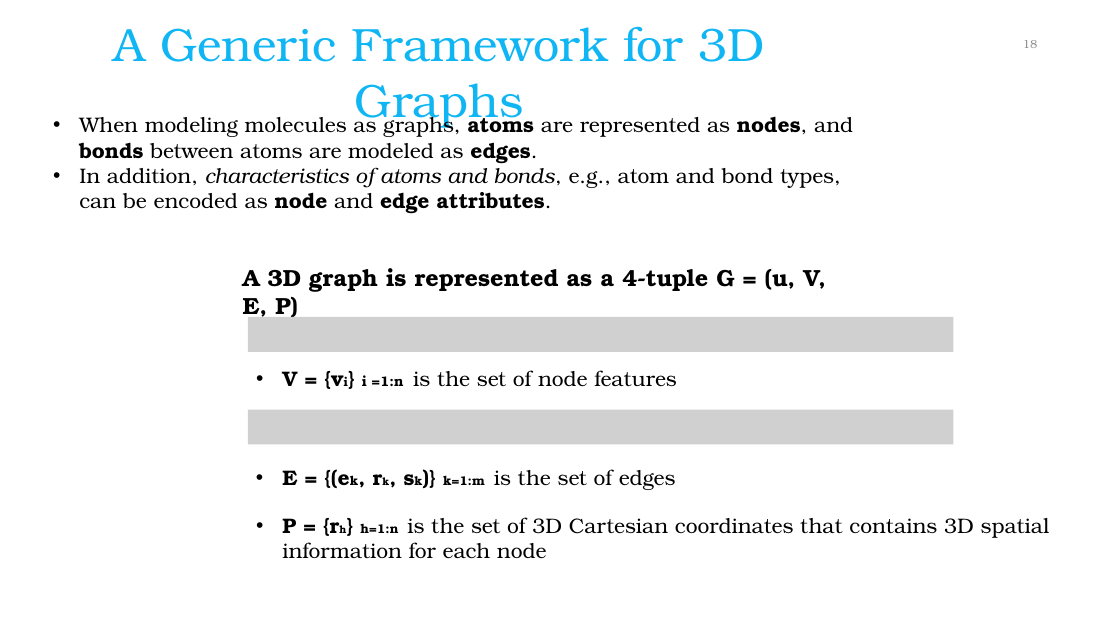
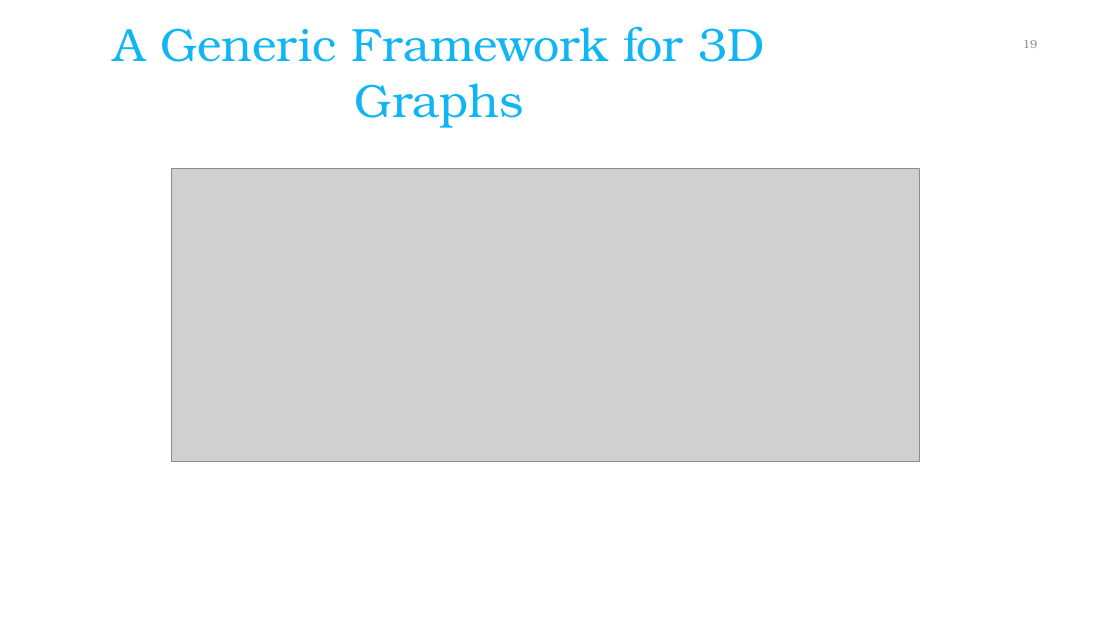
Before and after one commit to igunduz/DLDD, a slide deck: slide 19 of Spherical Message Passing for 3D GNNs.pptx (slide 18 before the commit). Drawn at 1120x630 pixels with LibreOffice and Linux fonts; fonts in the diff are those of the drawing; grey boxes stand for pictures. Boxes give left, top, right and bottom in pixels: in the first picture for what was removed or moved away, otherwise in the second. Text is boxed around its words. In the diff, an @@ line names an element or a change of style, - is before the commit and + after.

```diff
--- a/Spherical Message Passing for 3D GNNs.pptx
+++ b/Spherical Message Passing for 3D GNNs.pptx
@@ text removed at [79,112,853,214] @@
-• When modeling molecules as graphs, atoms are represented as nodes, and bonds between atoms are modeled as edges.
-• In addition, characteristics of atoms and bonds, e.g., atom and bond types, can be encoded as node and edge attributes.
@@ picture added at [171,168,919,461] @@
@@ text removed at [243,268,826,321] @@
-A 3D graph is represented as a 4-tuple G = (u, V, E, P)
@@ picture removed at [248,317,954,352] @@
@@ text removed at [282,370,677,387] @@
-• V = {vi} i =1:n is the set of node features
@@ picture removed at [248,410,954,445] @@
@@ text removed at [282,469,676,490] @@
-• E = {(ek, rk, sk)} k=1:m is the set of edges
@@ text removed at [282,517,1050,559] @@
-• P = {rh} h=1:n is the set of 3D Cartesian coordinates that contains 3D spatial information for each node
```
Also in this commit, not shown: 3 other slides changed, 1 slide added.
